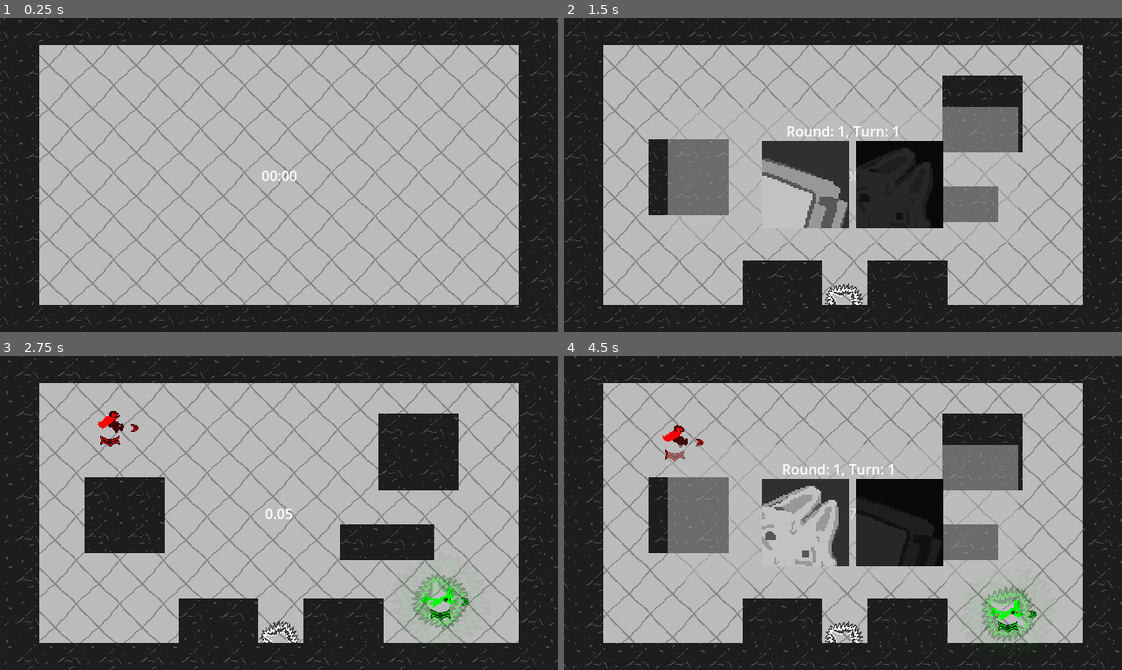
Above: before the commit, frames 1-4 (two rows, left to right).
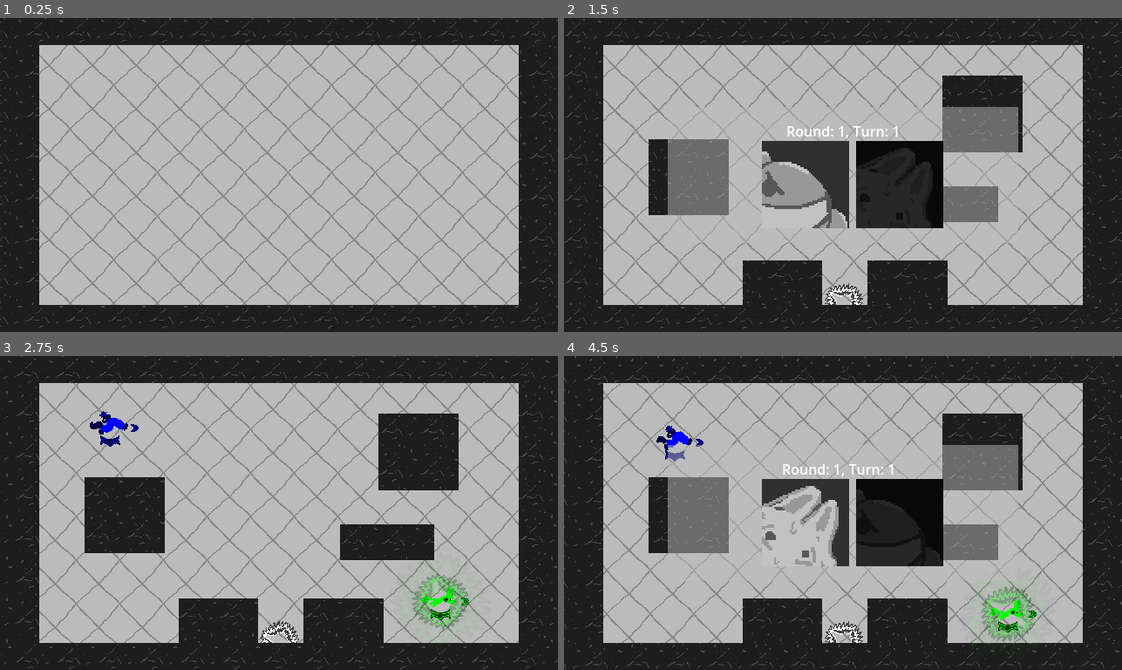
Above: after the commit, the same moments.

Repository: StickyBeacon/chasebox
Game: Godot game, scene res://spaces/arena.tscn
Two runs of this game, one before a commit and one after it. Both use one fixed random seed, a clock stepped at 60 frames per second and the inputs below. The engine's default icon, where the game draws it, is replaced by a stand-in: a white triangle on a blue panel in a dark square.
Inputs:
- Up to frame 1 (0.25 s): no input
- Up to frame 2 (1.5 s): hold Tab (ui_focus_next) 0.53-1.28 s; tap Tab (ui_focus_next) at 1.35 s
- Up to frame 3 (2.75 s): hold Tab (ui_focus_next) from 2.03 s (still down)
- Up to frame 4 (4.5 s): release Tab (ui_focus_next) at 2.78 s; tap Tab (ui_focus_next) at 2.85, 4.35 s; hold Tab (ui_focus_next) 3.53-4.28 s

The runs differ from the first frame. In frame 1, 0.1% of the frame differs, in the area x 47-54%, y 48-52%; in frame 2, 1.6%, in the area x 35-53%, y 42-67%; in frame 3, 0.5%; in frame 4, 0.5%.

Commit message:
WinParticles,Deathparticles,RoundSounds

Diff:
--- a/managers/non_globals/round_manager.gd
+++ b/managers/non_globals/round_manager.gd
@@ -16,9 +16,9 @@
 func _input(event: InputEvent) -> void: #TODO temporary match start shortcut
 	if event.is_action_pressed("ui_focus_next"):
 		if PlayerManager.is_empty():
-			_chosen_players = [1,2]
-			for id in _chosen_players:
-				PlayerManager.add_player(id,id)
+			PlayerManager.add_player(1,3)
+			PlayerManager.add_player(2,2)
+			_chosen_players = PlayerManager.player_dict.keys()
 		else:
 			_chosen_players = PlayerManager.player_dict.keys()
 		start_game()
@@ -134,6 +134,7 @@
 
 	# Een team is volledig dood
 	if _team_dict[player.team].size() == 0:
+		%TimerManager.reset_timer()
 		_end_turn()
 
 	elif player.team == Utils.Team.Chaser: #Speler is chaser en andere chaser leeft nog
@@ -151,14 +152,18 @@
 func _on_round_timer_timeout() -> void:
 	for id in _team_dict[Utils.Team.Runner]:
 		%TimerManager.add_player_time(id, true)
+		%WinSound.play()
 		_end_turn()
 
 
 func _end_turn():
+	for id in _team_dict[Utils.Team.Runner]:
+		PlayerManager.get_player(id).win_round()
+
 	is_in_game = false
 	#TODO Toon hier de freeze en wat er gebeurt?
 	get_tree().paused = true
-	await _wait(.2)
+	await _wait(.5)
 	get_tree().paused = false
 	PlayerManager.toggle_all_players(false)
 	%TimerManager.reset_timer()
--- a/managers/non_globals/timer_manager.gd
+++ b/managers/non_globals/timer_manager.gd
@@ -21,10 +21,12 @@
 func reset_timer():
 	label.text = "0"
 	timer.stop()
+	%TickTockSound.stop()
 
 
 func start_timer():
 	timer.start()
+	%TickTockSound.play()
 
 
 func reset_values():
--- a/player/animation_manager.gd
+++ b/player/animation_manager.gd
@@ -12,6 +12,7 @@
 const STRETCH_DIVIDER = 2000
 const ROTATE_DIVIDER = 2000
 var starting_scale = null
+var dust_particle = preload("res://spawnables/particles/dust.tscn")
 
 
 func on_sprite_end():
@@ -37,6 +38,7 @@
 
 	if player.is_on_floor():
 		if previous_state == "Air":
+			spawn_dust()
 			%LandSound.play()
 			change_to_state("Roll")
 			return
@@ -61,4 +63,11 @@
 	previous_state = state
 
 	if previous_state == "Wall":
+		spawn_dust()
 		%WallHitSound.play()
+
+
+func spawn_dust():
+	var particle = dust_particle.instantiate()
+	particle.global_position = player.global_position + Vector2(0,0.5)
+	get_tree().root.add_child(particle)
--- a/player/player.gd
+++ b/player/player.gd
@@ -61,6 +61,10 @@
 			Utils.Handicap.Speedup:
 				%Movement.chaser_extra_speed = 220
 
+var splat_particle = preload("res://spawnables/particles/splatter.tscn")
+var splat_sprite = preload("res://spawnables/particles/splat_sprite.tscn")
+var win_particle = preload("res://spawnables/particles/win_particles.tscn")
+var win_sprite = preload("res://spawnables/particles/win_sprite.tscn")
 
 signal player_died(id)
 
@@ -87,13 +91,22 @@
 
 
 func _kill_player():
-	#TODO omdat er momenteel maar 2 spelers zijn sterft er nooit eigenlijk een speler.
-	# miss ze teleporteren naar een "hell" ofzo in plaats van ze te doden?
-	# spawn wa particle effects die ze nalaten
 	print("%s: dies" % name)
 	%SawSound.play()
 	player_died.emit(player_id)
 	enabled = false
+
+	# particle
+	var particle = splat_particle.instantiate()
+	particle.global_position = global_position
+	particle.modulate = %JumpIndicator.modulate #TODO bruhhh
+	get_tree().root.add_child(particle)
+	# splat
+	for i in randi_range(2,5):
+		var splat = splat_sprite.instantiate()
+		splat.initialize( %JumpIndicator.modulate, global_position)
+		get_tree().get_first_node_in_group("SplatContainer").add_child(splat)
+
 
 
 func recolor_sprites(color):
@@ -103,3 +116,16 @@
 	%ChaseSprite.modulate.a = .3
 	%ChaseSprite2.modulate = color
 	%ChaseSprite2.modulate.a = .05
+
+
+func win_round():
+	var particle = win_particle.instantiate()
+	particle.global_position = global_position
+	particle.modulate = %JumpIndicator.modulate #TODO bruhhh
+	get_tree().root.add_child(particle)
+
+	var win_splat = win_sprite.instantiate()
+	win_splat.global_position = global_position
+	win_splat.rotation = randf_range(-PI/6,PI/6)
+	win_splat.modulate = %JumpIndicator.modulate #TODO bruhhh
+	get_tree().get_first_node_in_group("SplatContainer").add_child(win_splat)
--- a/project.godot
+++ b/project.godot
@@ -25,6 +25,10 @@
 window/size/viewport_width=640
 window/size/viewport_height=360
 window/stretch/mode="viewport"
+
+[global_group]
+
+SplatContainer="containsSplats"
 
 [input]
 
--- a/spaces/arena.tscn
+++ b/spaces/arena.tscn
@@ -9,9 +9,11 @@
 [ext_resource type="Script" path="res://managers/non_globals/ingame_ui_manager.gd" id="3_ajy73"]
 [ext_resource type="Script" path="res://managers/non_globals/map_manager.gd" id="5_571it"]
 [ext_resource type="Script" path="res://managers/non_globals/trauma_manager.gd" id="5_kvvfj"]
+[ext_resource type="AudioStream" uid="uid://be6xla56tmxbp" path="res://assets/audio/ticktock10sec.wav" id="6_1nm1q"]
 [ext_resource type="PackedScene" uid="uid://dosdfkupctoop" path="res://ui/turn_indicator.tscn" id="6_duwty"]
 [ext_resource type="Script" path="res://managers/non_globals/pause_manager.gd" id="6_lksqt"]
 [ext_resource type="PackedScene" uid="uid://bum10leeftxjx" path="res://ui/end_screen_list.tscn" id="7_1q6bt"]
+[ext_resource type="AudioStream" uid="uid://ddfqnpw6xfyb4" path="res://assets/audio/partyhorn.wav" id="8_rvxqc"]
 [ext_resource type="PackedScene" uid="uid://dbog3t23i0am4" path="res://spawnables/obstacle.tscn" id="13_qreh3"]
 
 [sub_resource type="ShaderMaterial" id="ShaderMaterial_a6rtk"]
@@ -25,6 +27,11 @@
 [sub_resource type="ShaderMaterial" id="ShaderMaterial_4vepx"]
 shader = ExtResource("1_61bap")
 
+[sub_resource type="AudioStreamRandomizer" id="AudioStreamRandomizer_raugb"]
+random_pitch = 1.2
+streams_count = 1
+stream_0/stream = ExtResource("8_rvxqc")
+
 [sub_resource type="WorldBoundaryShape2D" id="WorldBoundaryShape2D_di7i8"]
 
 [node name="Arena" type="Node2D"]
@@ -56,11 +63,23 @@
 wait_time = 10.0
 one_shot = true
 
+[node name="TickTockSound" type="AudioStreamPlayer" parent="Managers/TimerManager"]
+unique_name_in_owner = true
+process_mode = 3
+stream = ExtResource("6_1nm1q")
+volume_db = -10.0
+
 [node name="RoundManager" type="Node" parent="Managers"]
 unique_name_in_owner = true
 process_mode = 3
 script = ExtResource("1_pny5p")
 
+[node name="WinSound" type="AudioStreamPlayer" parent="Managers/RoundManager"]
+unique_name_in_owner = true
+process_mode = 3
+stream = SubResource("AudioStreamRandomizer_raugb")
+volume_db = -15.0
+
 [node name="IngameUIManager" type="Node" parent="Managers"]
 unique_name_in_owner = true
 script = ExtResource("3_ajy73")
@@ -78,6 +97,9 @@
 unique_name_in_owner = true
 process_mode = 3
 script = ExtResource("6_lksqt")
+
+[node name="SplatContainer" type="Node2D" parent="." groups=["SplatContainer"]]
+unique_name_in_owner = true
 
 [node name="PlayerNode" type="Node2D" parent="."]
 unique_name_in_owner = true
@@ -123,6 +145,7 @@
 
 [node name="TimeLabel" type="Label" parent="GameUI"]
 unique_name_in_owner = true
+visible = false
 anchors_preset = 8
 anchor_left = 0.5
 anchor_top = 0.5
--- /dev/null
+++ b/spawnables/particles/dust.tscn
@@ -0,0 +1,39 @@
+[gd_scene load_steps=6 format=3 uid="uid://culfuy258h84h"]
+
+[ext_resource type="Texture2D" uid="uid://b5amwgqa7xtu6" path="res://assets/images/bgtextures/dust.png" id="1_3rlq4"]
+[ext_resource type="Script" path="res://spawnables/particles/self_destruct.gd" id="2_uc3yc"]
+
+[sub_resource type="Curve" id="Curve_su3oe"]
+_data = [Vector2(0, 1), 0.0, 0.0, 0, 0, Vector2(0.586667, 0), 0.0, 0.0, 0, 0, Vector2(0.82, 0), 0.0, 0.0, 0, 0, Vector2(0.973333, 0), 0.0, 0.0, 0, 0]
+point_count = 4
+
+[sub_resource type="CurveTexture" id="CurveTexture_ueqgl"]
+curve = SubResource("Curve_su3oe")
+
+[sub_resource type="ParticleProcessMaterial" id="ParticleProcessMaterial_6nmoe"]
+particle_flag_disable_z = true
+angle_min = -441.3
+angle_max = 170.3
+spread = 180.0
+initial_velocity_min = 54.9
+initial_velocity_max = 118.28
+gravity = Vector3(0, 500, 0)
+scale_min = 0.3
+scale_max = 2.0
+scale_curve = SubResource("CurveTexture_ueqgl")
+
+[node name="Dust" type="GPUParticles2D"]
+process_mode = 3
+texture_filter = 1
+emitting = false
+amount = 10
+process_material = SubResource("ParticleProcessMaterial_6nmoe")
+texture = ExtResource("1_3rlq4")
+one_shot = true
+explosiveness = 1.0
+script = ExtResource("2_uc3yc")
+
+[node name="Timer" type="Timer" parent="."]
+wait_time = 5.0
+one_shot = true
+autostart = true
--- /dev/null
+++ b/spawnables/particles/self_destruct.gd
@@ -0,0 +1,9 @@
+extends GPUParticles2D
+
+func _ready() -> void:
+	$Timer.timeout.connect(_on_timer_timeout)
+	emitting = true
+
+
+func _on_timer_timeout() -> void:
+	queue_free()
--- /dev/null
+++ b/spawnables/particles/splat_sprite.gd
@@ -0,0 +1,10 @@
+extends Sprite2D
+
+func initialize(color, pos):
+	global_position = pos
+	modulate = color
+	rotation = randf_range(-PI,PI)
+	var random_scale = randf_range(0.5,1.75)
+	scale = Vector2(random_scale * randf_range(0.8,1.2),random_scale * randf_range(0.8,1.2))
+	global_position.x += randf_range(-50,50)
+	global_position.x += randf_range(-50,50)
--- /dev/null
+++ b/spawnables/particles/splat_sprite.tscn
@@ -0,0 +1,10 @@
+[gd_scene load_steps=3 format=3 uid="uid://chbndiu58da1e"]
+
+[ext_resource type="Texture2D" uid="uid://cpl04t4bubtiq" path="res://assets/images/bgtextures/splat.png" id="1_txq5c"]
+[ext_resource type="Script" path="res://spawnables/particles/splat_sprite.gd" id="2_s4p64"]
+
+[node name="SplatSprite" type="Sprite2D"]
+z_index = -20
+texture_filter = 1
+texture = ExtResource("1_txq5c")
+script = ExtResource("2_s4p64")
--- /dev/null
+++ b/spawnables/particles/splatter.tscn
@@ -0,0 +1,46 @@
+[gd_scene load_steps=8 format=3 uid="uid://ufw5x0gnv3uh"]
+
+[ext_resource type="Texture2D" uid="uid://b5amwgqa7xtu6" path="res://assets/images/bgtextures/dust.png" id="1_i4qil"]
+[ext_resource type="Script" path="res://spawnables/particles/self_destruct.gd" id="2_cvos0"]
+
+[sub_resource type="Curve" id="Curve_yoi0v"]
+_data = [Vector2(0, 1), 0.0, -2.11931, 0, 0, Vector2(0.506667, 0.340659), -1.54845, -1.54845, 0, 0, Vector2(1, 0), 0.0, 0.0, 0, 0]
+point_count = 3
+
+[sub_resource type="CurveTexture" id="CurveTexture_l7iqh"]
+curve = SubResource("Curve_yoi0v")
+
+[sub_resource type="Curve" id="Curve_7d23h"]
+_data = [Vector2(0, 1), 0.0, 0.0, 0, 0, Vector2(1, 0), 0.0, 0.0, 0, 0]
+point_count = 2
+
+[sub_resource type="CurveTexture" id="CurveTexture_wadii"]
+curve = SubResource("Curve_7d23h")
+
+[sub_resource type="ParticleProcessMaterial" id="ParticleProcessMaterial_3hs35"]
+particle_flag_disable_z = true
+angle_min = -720.0
+angle_max = 720.0
+angle_curve = SubResource("CurveTexture_l7iqh")
+spread = 180.0
+initial_velocity_min = 14.08
+initial_velocity_max = 323.94
+gravity = Vector3(0, 600, 0)
+scale_max = 4.0
+scale_curve = SubResource("CurveTexture_wadii")
+
+[node name="Splatter" type="GPUParticles2D"]
+process_mode = 3
+texture_filter = 1
+emitting = false
+amount = 20
+process_material = SubResource("ParticleProcessMaterial_3hs35")
+texture = ExtResource("1_i4qil")
+one_shot = true
+explosiveness = 1.0
+script = ExtResource("2_cvos0")
+
+[node name="Timer" type="Timer" parent="."]
+wait_time = 5.0
+one_shot = true
+autostart = true
--- /dev/null
+++ b/spawnables/particles/win_particles.tscn
@@ -0,0 +1,37 @@
+[gd_scene load_steps=6 format=3 uid="uid://bn1w2kl8th8ra"]
+
+[ext_resource type="Texture2D" uid="uid://cn0i1d1jrdn8e" path="res://assets/images/bgtextures/small_smiley.png" id="1_oy61o"]
+[ext_resource type="Script" path="res://spawnables/particles/self_destruct.gd" id="2_hd60g"]
+
+[sub_resource type="Curve" id="Curve_rge6m"]
+_data = [Vector2(0, 1), 0.0, 0.0, 0, 0, Vector2(0.62, 0.901099), 0.0, 0.0, 0, 0, Vector2(1, 0), 0.0, 0.0, 0, 0]
+point_count = 3
+
+[sub_resource type="CurveTexture" id="CurveTexture_g0g84"]
+curve = SubResource("Curve_rge6m")
+
+[sub_resource type="ParticleProcessMaterial" id="ParticleProcessMaterial_3f6k4"]
+particle_flag_disable_z = true
+angle_min = -720.0
+angle_max = 106.0
+spread = 178.66
+initial_velocity_max = 220.44
+gravity = Vector3(0, 98, 0)
+scale_max = 4.0
+scale_curve = SubResource("CurveTexture_g0g84")
+
+[node name="WinParticles" type="GPUParticles2D"]
+process_mode = 3
+texture_filter = 1
+emitting = false
+amount = 20
+process_material = SubResource("ParticleProcessMaterial_3f6k4")
+texture = ExtResource("1_oy61o")
+one_shot = true
+explosiveness = 1.0
+script = ExtResource("2_hd60g")
+
+[node name="Timer" type="Timer" parent="."]
+wait_time = 5.0
+one_shot = true
+autostart = true
--- /dev/null
+++ b/spawnables/particles/win_sprite.tscn
@@ -0,0 +1,9 @@
+[gd_scene load_steps=2 format=3 uid="uid://cx1panyds7kii"]
+
+[ext_resource type="Texture2D" uid="uid://dgbeg05sihd2h" path="res://assets/images/bgtextures/smiley.png" id="1_t2ol6"]
+
+[node name="WinSprite" type="Sprite2D"]
+z_index = -20
+texture_filter = 1
+scale = Vector2(1.5, 1.5)
+texture = ExtResource("1_t2ol6")
Not shown, added: assets/audio/partyhorn.wav.import
Not shown, added: assets/audio/ticktock10sec.wav.import
Binary file added: assets/images/bgtextures/dust.png
Not shown, added: assets/images/bgtextures/dust.png.import
Binary file added: assets/images/bgtextures/small_smiley.png
Not shown, added: assets/images/bgtextures/small_smiley.png.import
Binary file added: assets/images/bgtextures/smiley.png
Not shown, added: assets/images/bgtextures/smiley.png.import
Binary file added: assets/images/bgtextures/splat.png
Not shown, added: assets/images/bgtextures/splat.png.import
Not shown: 1 places in spaces/arena.tscn that only renumber resources
Not shown, added: assets/audio/partyhorn.wav
(and 3 more such lines)
